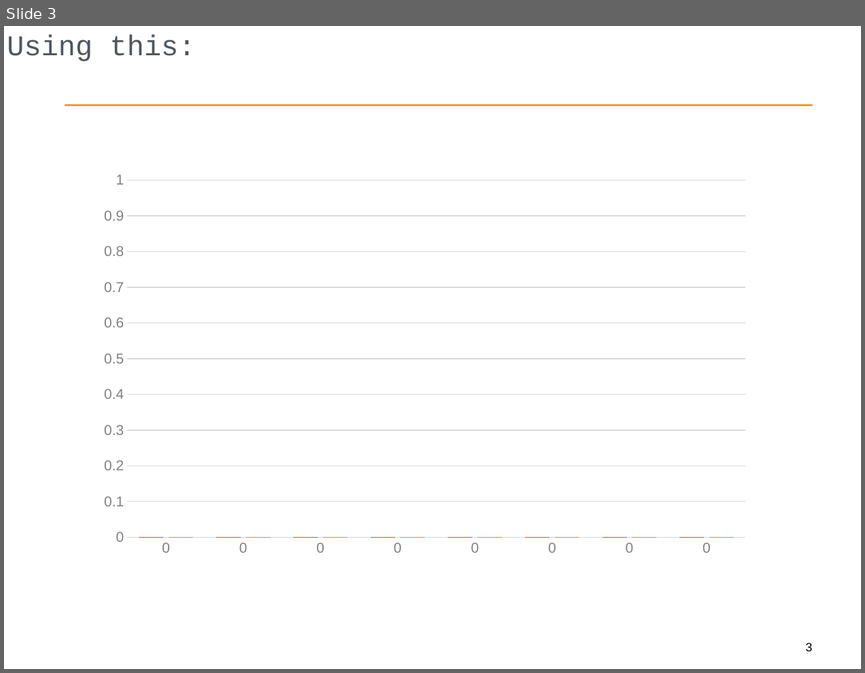
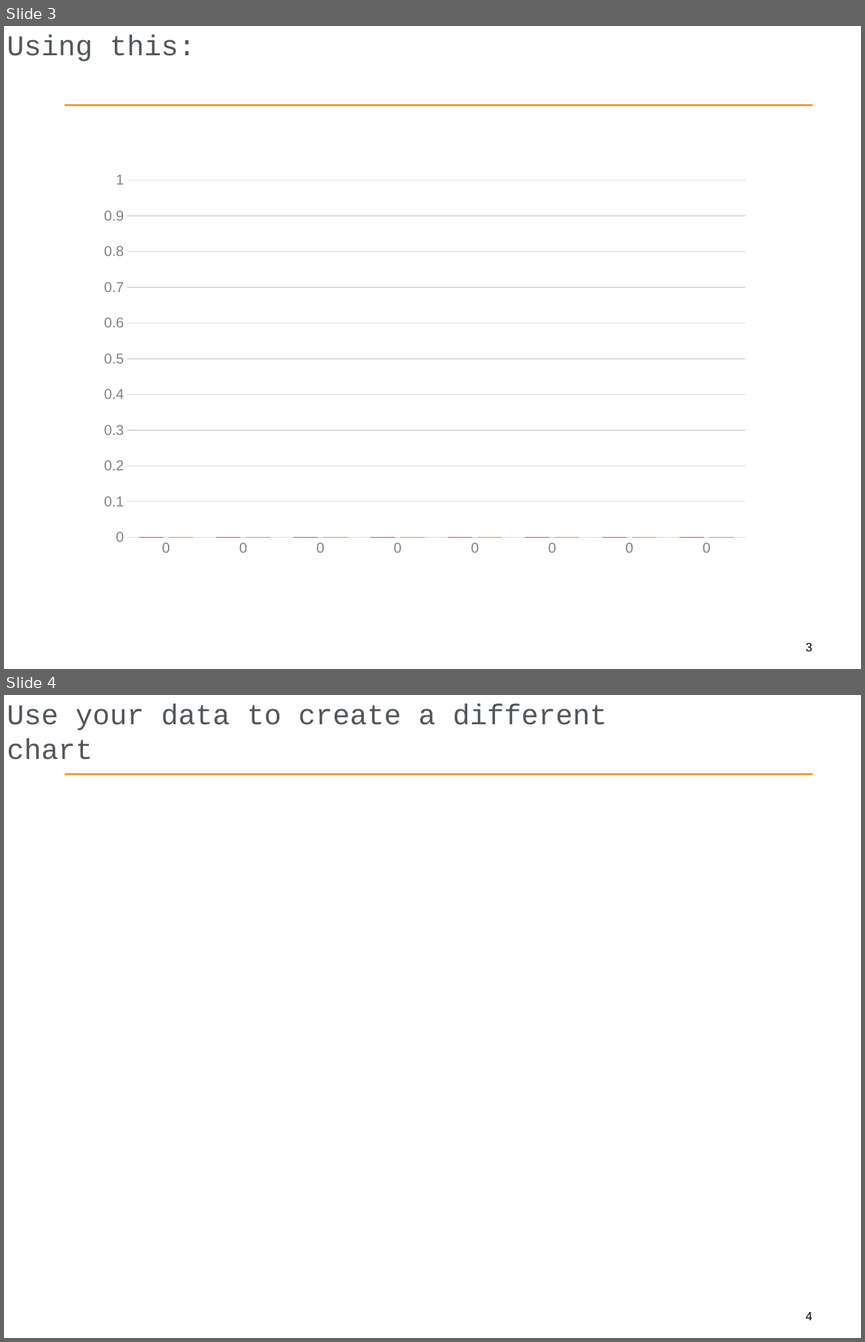
Before and after one commit to wfmackey/dataclass, a slide deck: intern_data_class1901/6_making_powerpoint_charts.pptx. Shown one above the other, each under a label of ours: slide 3 before the commit, slides 3 and 4 after it. The pictures are 865x673 and 865x1342 pixels, drawn with LibreOffice and Linux fonts; fonts in the diff are those of the drawing; background and template pictures are left out. Boxes give left, top, right and bottom in pixels: in the first picture for what was removed or moved away, otherwise in the second. Text is boxed around its words. In the diff, an @@ line names an element or a change of style, - is before the commit and + after.

```diff
--- a/intern_data_class1901/6_making_powerpoint_charts.pptx
+++ b/intern_data_class1901/6_making_powerpoint_charts.pptx
@@ slide 4 added at bbox=[4, 695, 861, 1338], background #FFFFFF; not listed: 2 template elements that a slide beside it also shows @@
@@ text added at bbox=[7, 704, 607, 760], 24 pt, text #50565C @@
+Use your data to create a different chart
```
Also in this commit, not shown: 5 other files.
